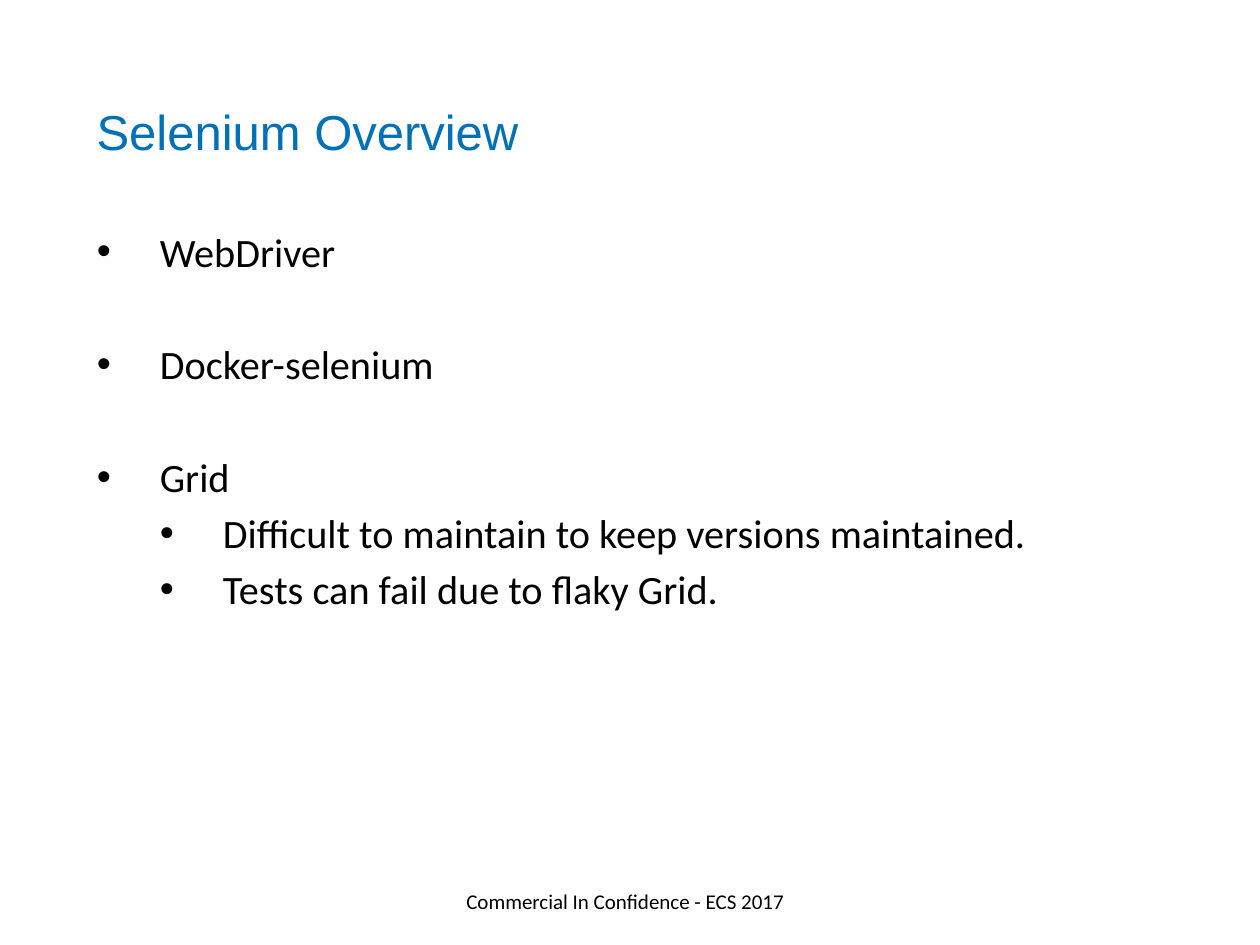
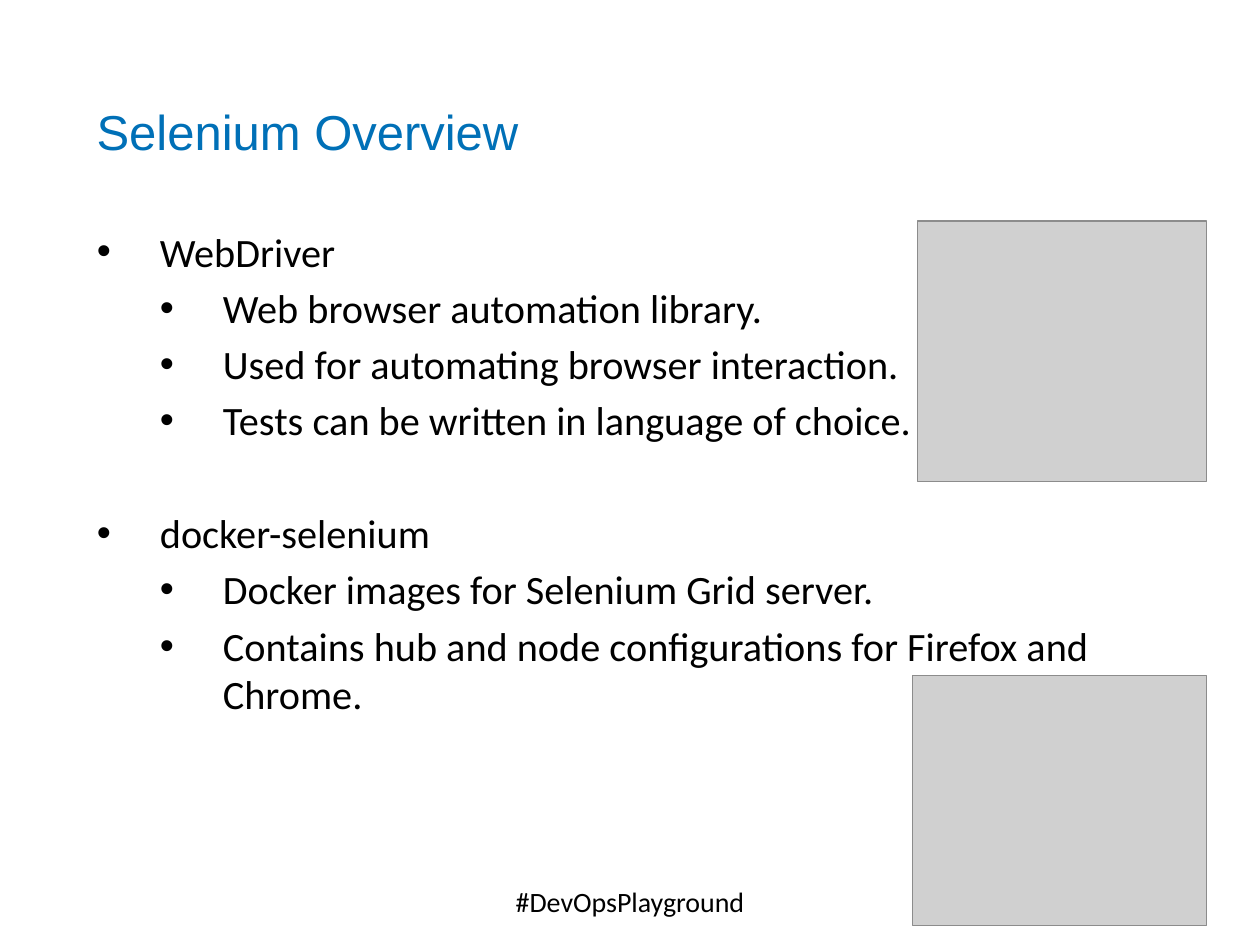
Before and after one commit to DevOpsPlayground/Hands-on-with-Selenium-Auto-Scaling-using-Docker-and-Zalenium, a slide deck: slide 5 of ECS_Digital_Template.pptx. Drawn at 1260x945 pixels with LibreOffice and Linux fonts; fonts in the diff are those of the drawing; grey boxes stand for pictures; background and template pictures are left out. Boxes give left, top, right and bottom in pixels: in the first picture for what was removed or moved away, otherwise in the second. Text is boxed around its words. In the diff, an @@ line names an element or a change of style, - is before the commit and + after.

```diff
--- a/ECS_Digital_Template.pptx
+++ b/ECS_Digital_Template.pptx
@@ picture added at [917, 220, 1206, 481] @@
@@ text at [160, 295, 1088, 710]: text changed @@
-• Docker-selenium
-• Grid
-  • Difficult to maintain to keep versions maintained.
-  • Tests can fail due to flaky Grid.
+  • Web browser automation library.
+  • Used for automating browser interaction.
+  • Tests can be written in language of choice.
+• docker-selenium
+  • Docker images for Selenium Grid server.
+  • Contains hub and node configurations for Firefox and Chrome.
@@ picture added at [912, 675, 1206, 926] @@
@@ text at [516, 892, 744, 917]: text changed; size 12 to 16 pt @@
-Commercial In Confidence - ECS 2017
+#DevOpsPlayground
```
Also in this commit, not shown: 10 other slides changed, 2 slides added, 6 other files.
